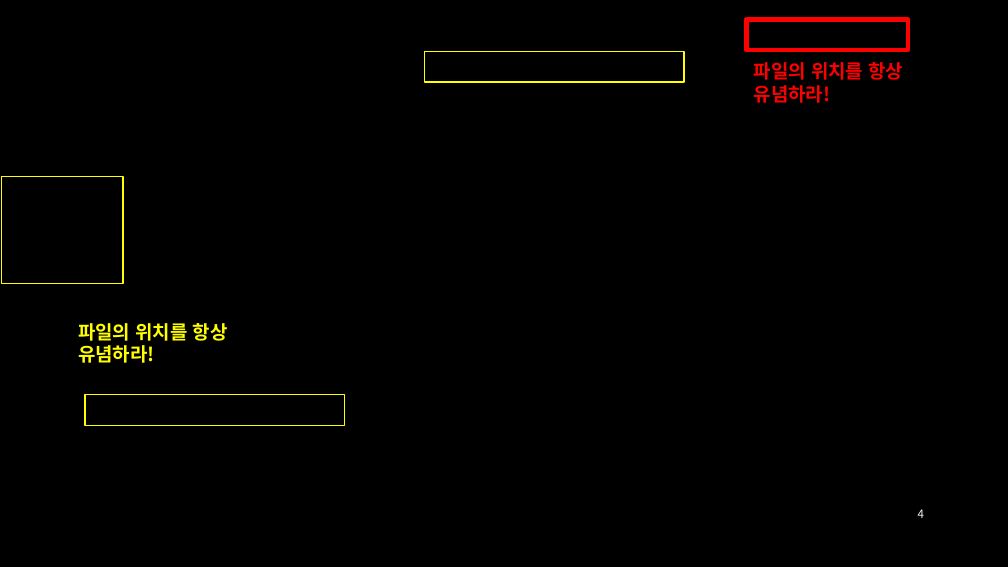
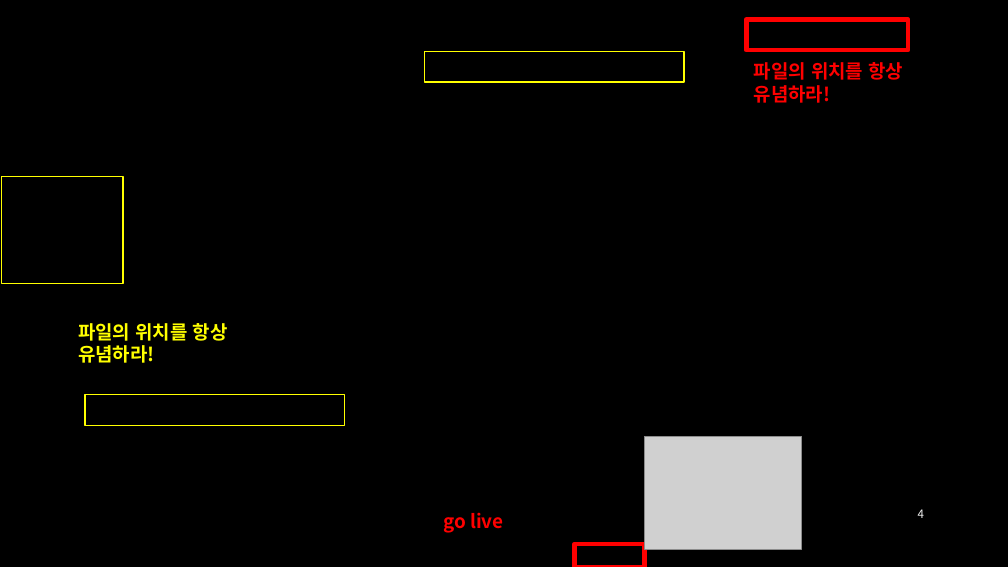
Before and after one commit to ancestor9/2025_Spring_Data-Management, a slide deck: slide 4 of week01_실습환경만들기.pptx. Drawn at 1008x567 pixels with LibreOffice and Linux fonts; fonts in the diff are those of the drawing; grey boxes stand for pictures; background and template pictures are left out. Boxes give left, top, right and bottom in pixels: in the first picture for what was removed or moved away, otherwise in the second. Text is boxed around its words. In the diff, an @@ line names an element or a change of style, - is before the commit and + after.

```diff
--- a/week01_실습환경만들기.pptx
+++ b/week01_실습환경만들기.pptx
@@ picture added at (644, 436, 802, 549) @@
@@ text added at (443, 512, 503, 533), 18 pt, text #FF0000, bold @@
+go live
@@ rectangle added at (575, 544, 644, 567), outline #FF0000 4.5 pt @@
```
Also in this commit, not shown: 1 slide added.
